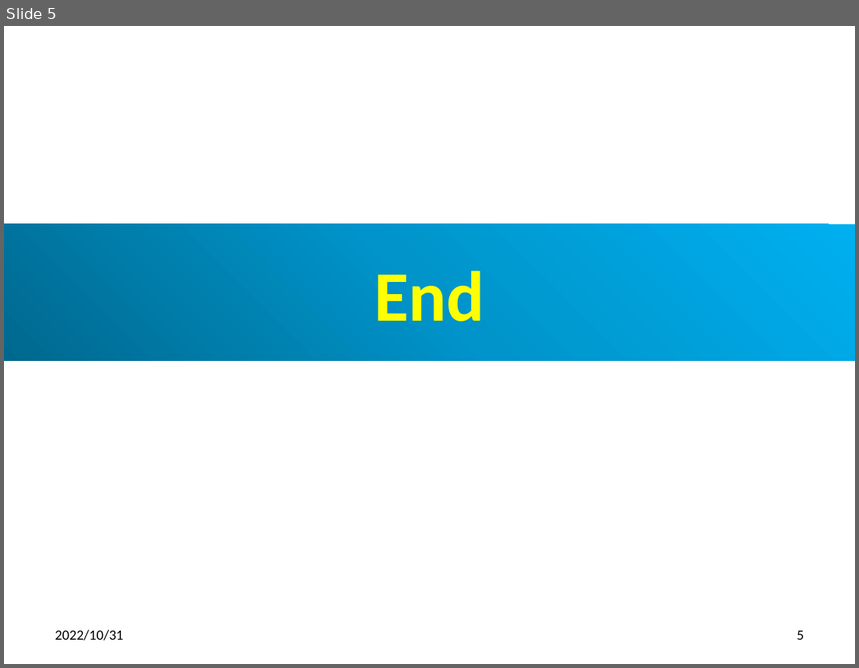
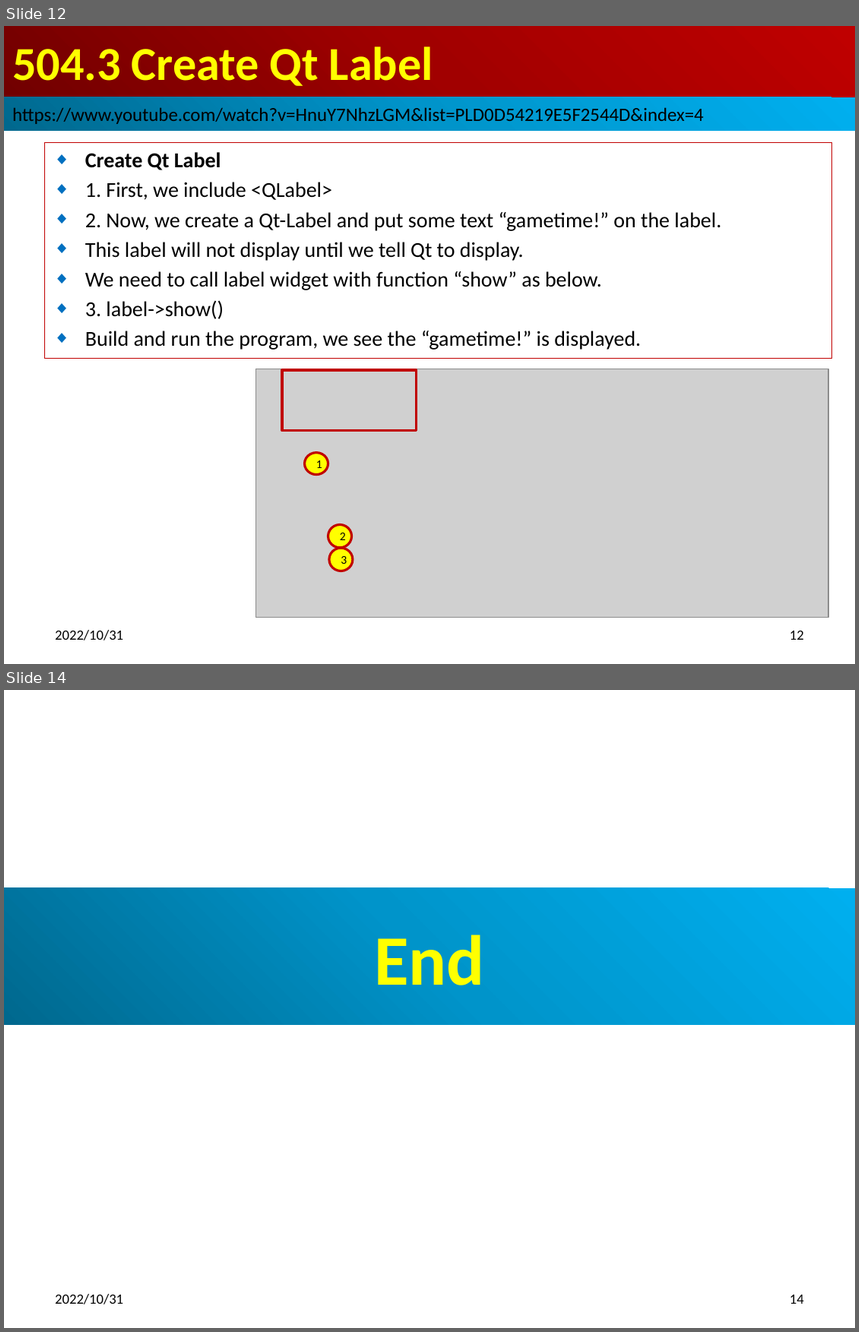
Before and after one commit to peterhchen/012_Qt, a slide deck: 504_Basic_QtApp.pptx. Shown one above the other, each under a label of ours: slide 5 before the commit, slides 12 and 14 after it; the slides between them are not shown. The pictures are 859x668 and 859x1332 pixels, drawn with LibreOffice and Linux fonts; fonts in the diff are those of the drawing; grey boxes stand for pictures. Boxes give left, top, right and bottom in pixels: in the first picture for what was removed or moved away, otherwise in the second. Text is boxed around its words. In the diff, an @@ line names an element or a change of style, - is before the commit and + after.

```diff
--- a/504_Basic_QtApp.pptx
+++ b/504_Basic_QtApp.pptx
@@ slide 12 added at <box>4,26,855,664</box>, background #FFFFFF @@
@@ title added at <box>4,26,855,97</box>, fill gradient #720000 to #A20000 to #C00000, 40 pt, text #FFFF00, bold @@
+504.3 Create Qt Label
@@ rectangle added at <box>4,97,855,131</box>, fill gradient #00688E to #0094CA to #00B0F0, 16 pt, text #000000 @@
+https://www.youtube.com/watch?v=HnuY7NhzLGM&list=PLD0D54219E5F2544D&index=4
@@ subtitle added at <box>45,142,832,359</box>, outline #C00000 0.75 pt, 18 pt, text #000000 @@
+◆ Create Qt Label
+◆ 1. First, we include <QLabel>
+◆ 2. Now, we create a Qt-Label and put some text “gametime!” on the label.
+◆ This label will not display until we tell Qt to display.
+◆ We need to call label widget with function “show” as below.
+◆ 3. label->show()
+◆ Build and run the program, we see the “gametime!” is displayed.
@@ picture added at <box>256,369,829,617</box> @@
@@ rectangle added at <box>282,370,416,430</box>, outline #C00000 2 pt @@
@@ ellipse added at <box>304,452,329,474</box>, fill #FFFF00, outline #C00000 2 pt, 10 pt, text #000000 @@
+1
@@ ellipse added at <box>329,525,352,548</box>, fill #FFFF00, outline #C00000 2 pt, 10 pt, text #000000 @@
+2
@@ ellipse added at <box>329,549,353,572</box>, fill #FFFF00, outline #C00000 2 pt, 10 pt, text #000000 @@
+3
@@ text added at <box>55,630,123,641</box>, 12 pt, text #000000 @@
+2022/10/31
@@ page number added at <box>790,631,804,640</box>, 12 pt, text #000000 @@
+12
@@ what was slide 5 is now slide 14 @@
@@ page number at <box>790,1295,804,1304</box>: text changed @@
-5
+14
```
Also in this commit, not shown: 2 slides changed, 8 other slides added, 1 other file.
